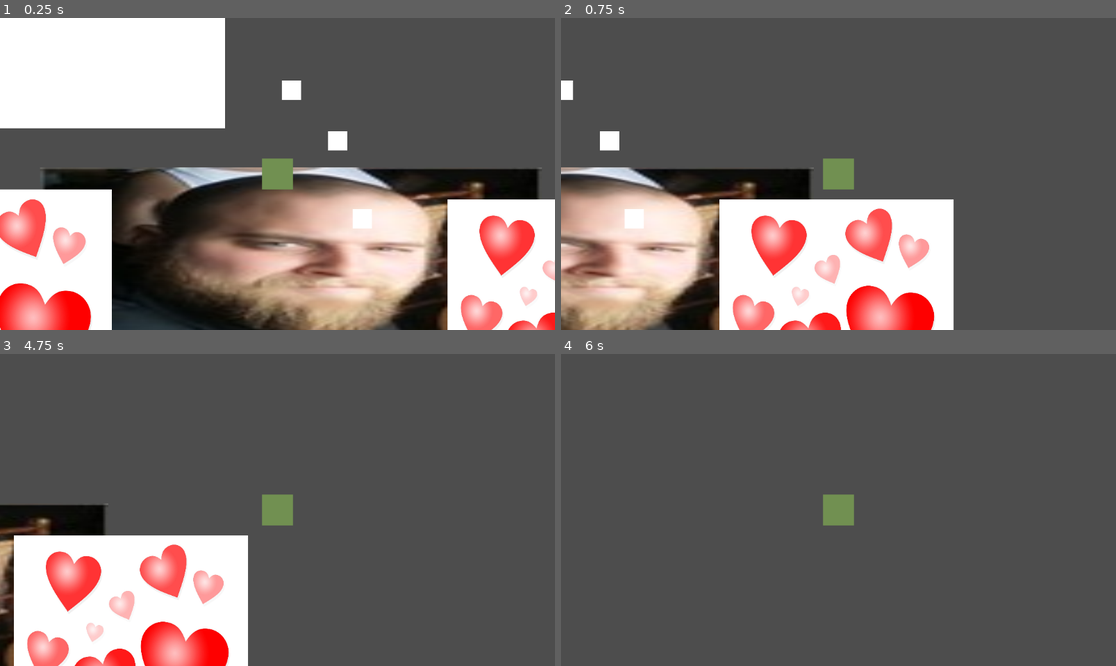
Above: before the commit, frames 1-4 (two rows, left to right).
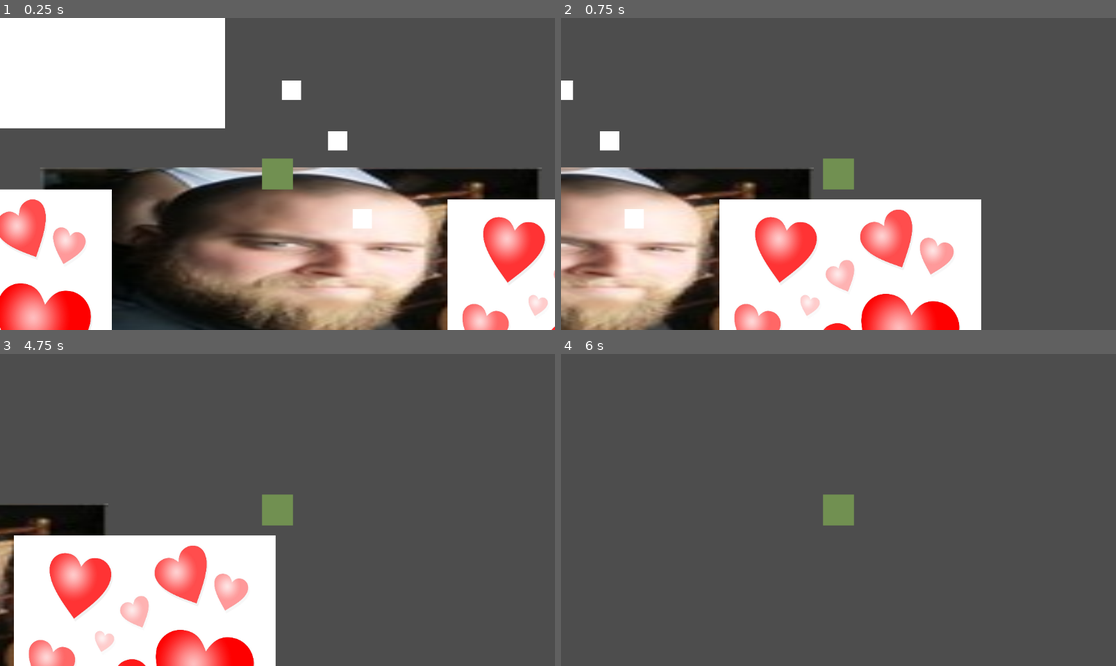
Above: after the commit, the same moments.

Repository: z3roco01/2025-skills-game
Game: Godot game, scene res://scenes/main.tscn
Same seed, same stepped clock (60 frames per second), same inputs: the game is played once before the commit and once after it.
Inputs:
- Up to frame 1 (0.25 s): no input
- Up to frame 2 (0.75 s): tap Enter at 0.5 s; hold D (right) from 0.53 s (still down)
- Up to frame 3 (4.75 s): release D (right) at 1.28 s; hold S (back) 1.28-2.03 s; tap Space at 2, 3.5 s; hold D (right) 2.03-2.78 s; tap Enter at 2.75, 4.25 s; hold W (up) 2.78-3.53 s; hold A (left) from 3.53 s (still down)
- Up to frame 4 (6 s): release A (left) at 5.03 s; hold S (back) 5.03-5.78 s; tap Space at 5.75 s; hold D (right) from 5.78 s (still down)

The runs differ from the first frame. In frame 1, 2.3% of the frame differs, in the area x 82-100%, y 63-100%; in frame 2, 9.0%, in the area x 30-76%, y 58-100%; in frame 3, 9.0%; in frame 4, nothing differs.

Commit message:
i hate

Diff:
--- a/scenes/testworld.tscn
+++ b/scenes/testworld.tscn
@@ -43,6 +43,6 @@
 texture = ExtResource("3_grbfx")
 
 [node name="Floating-hearts-background" type="Sprite2D" parent="Floating-hearts-background"]
-position = Vector2(4430.77, 9.77371)
-scale = Vector2(0.934615, 0.918552)
+position = Vector2(4536, 71.6742)
+scale = Vector2(1.04423, 1.00452)
 texture = ExtResource("3_grbfx")
